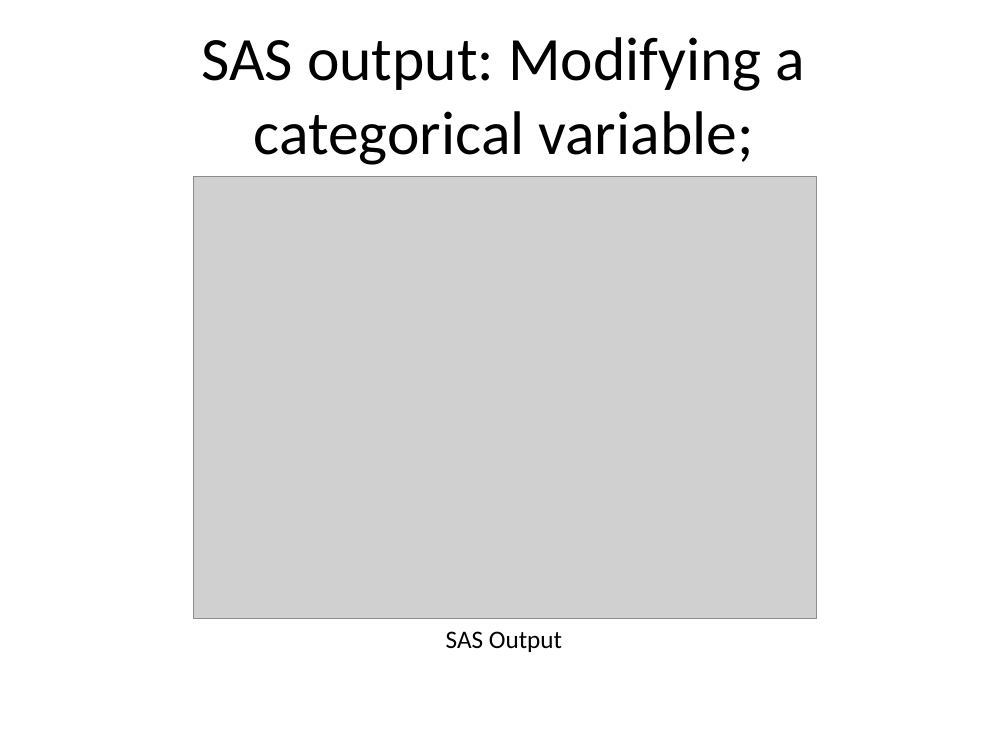
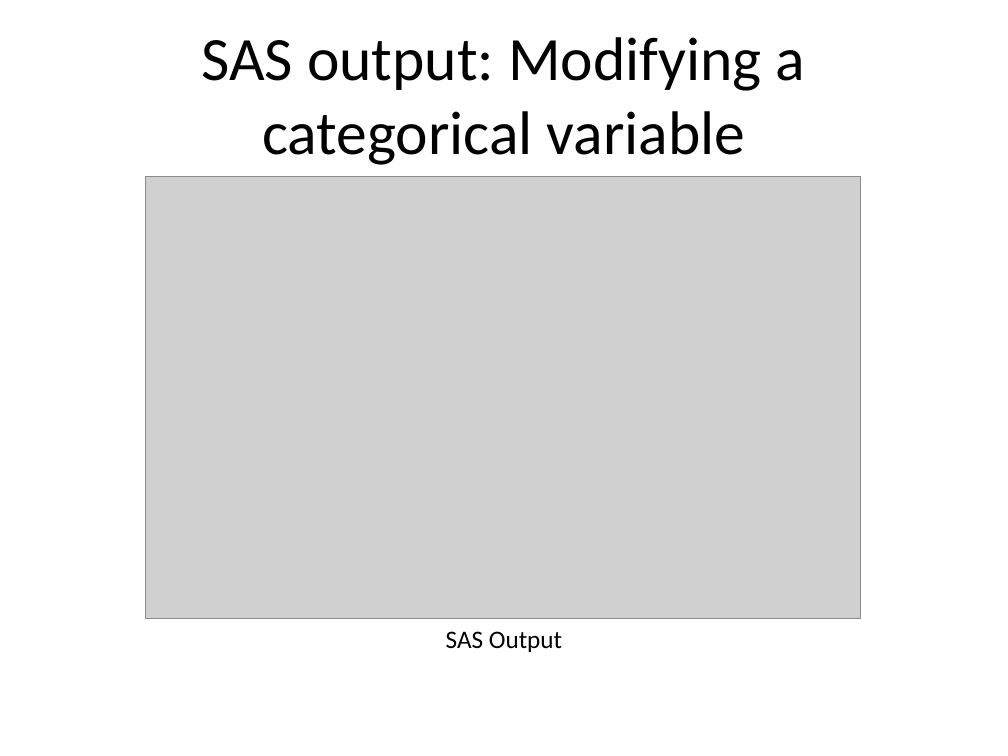
Before and after one commit to pmean/introduction-to-SAS, a slide deck: slide 38 of results/m04-slides-and-speaker-notes.pptx (slide 31 before the commit). Drawn at 1008x756 pixels with LibreOffice and Linux fonts; fonts in the diff are those of the drawing; grey boxes stand for pictures. Boxes give left, top, right and bottom in pixels: in the first picture for what was removed or moved away, otherwise in the second. Text is boxed around its words. In the diff, an @@ line names an element or a change of style, - is before the commit and + after.

```diff
--- a/results/m04-slides-and-speaker-notes.pptx
+++ b/results/m04-slides-and-speaker-notes.pptx
@@ title at [201, 37, 806, 165]: text changed @@
-SAS output: Modifying a categorical variable;
+SAS output: Modifying a categorical variable
@@ picture: place and size @@
-picture at [194, 176, 816, 619]
+picture at [145, 176, 861, 619]
```
Also in this commit, not shown: 32 other slides changed, 14 slides added, 2 slides removed, 27 other files.
